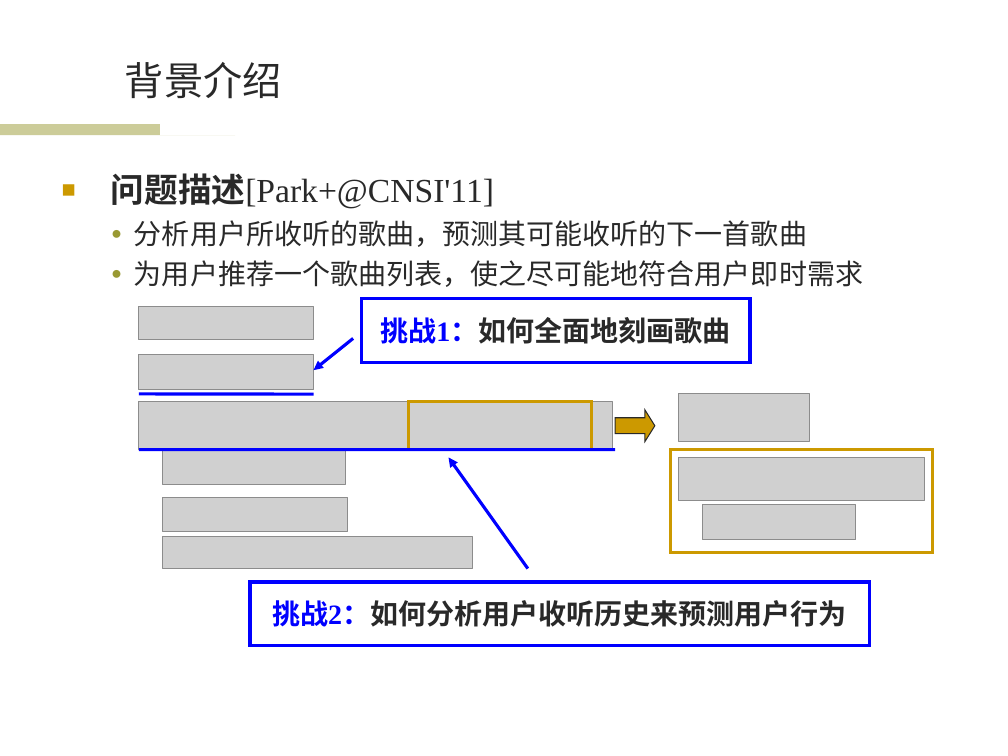
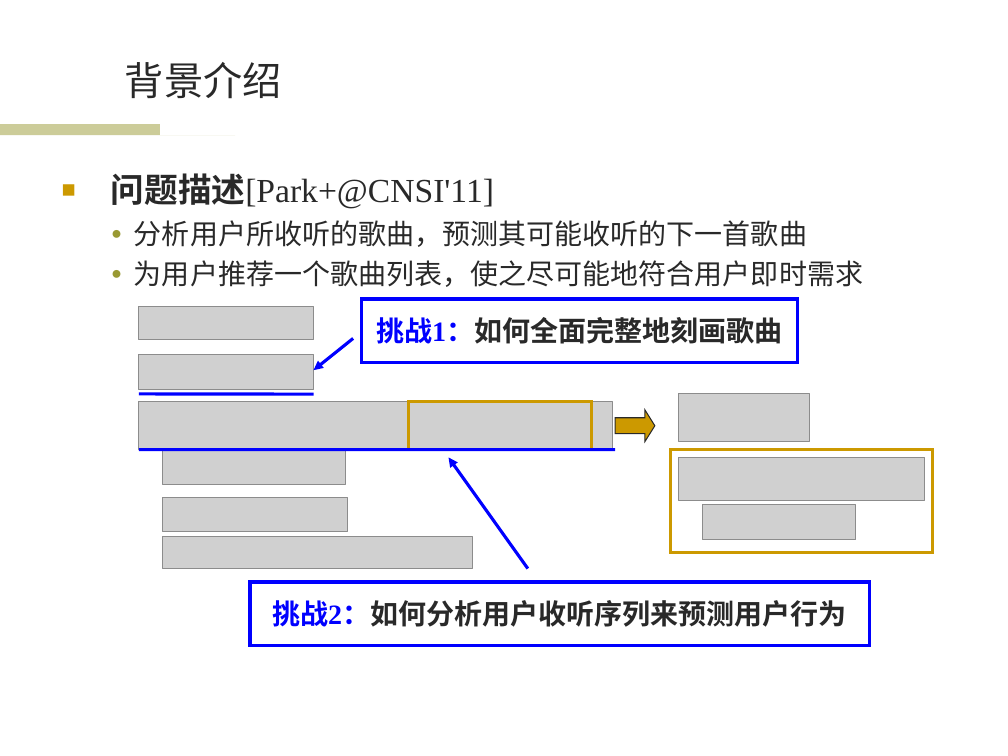
Before and after one commit to wwssttt/NJUThesis, a slide deck: slide 4 of ppt/一种基于时间序列分析的个性化音乐推荐系统及其实现.ppt. Drawn at 1008x756 pixels with LibreOffice and Linux fonts; fonts in the diff are those of the drawing; grey boxes stand for pictures; background and template pictures are left out. Boxes give left, top, right and bottom in pixels: in the first picture for what was removed or moved away, otherwise in the second. Text is boxed around its words. In the diff, an @@ line names an element or a change of style, - is before the commit and + after.

```diff
--- a/ppt/一种基于时间序列分析的个性化音乐推荐系统及其实现.ppt
+++ b/ppt/一种基于时间序列分析的个性化音乐推荐系统及其实现.ppt
@@ rectangle "挑战1：如何全面完整地刻画歌曲": place and size @@
-rectangle "挑战1：如何全面完整地刻画歌曲" at (361,299,750,363)
+rectangle "挑战1：如何全面完整地刻画歌曲" at (361,299,797,363)
@@ text in rectangle at (376,317,783,344): text changed @@
-挑战1：如何全面地刻画歌曲
+挑战1：如何全面完整地刻画歌曲
@@ text in rectangle at (272,600,847,627): text changed @@
-挑战2：如何分析用户收听历史来预测用户行为
+挑战2：如何分析用户收听序列来预测用户行为
```
Also in this commit, not shown: 4 other slides changed, 1 other file.
